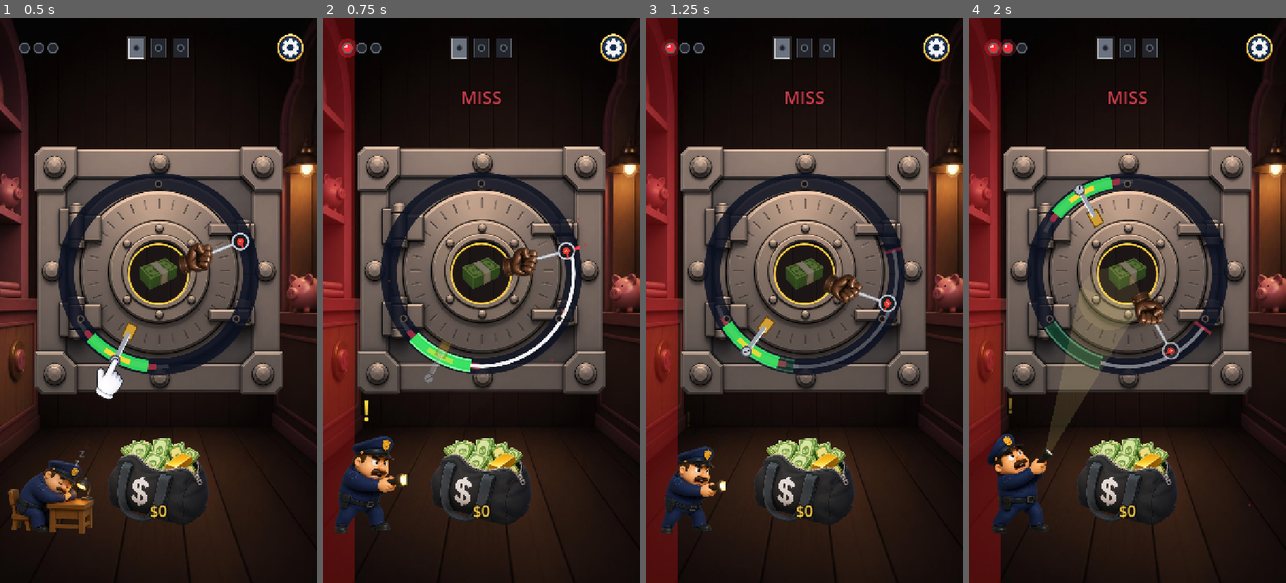
Above: before the commit, frames 1-4 (left to right).
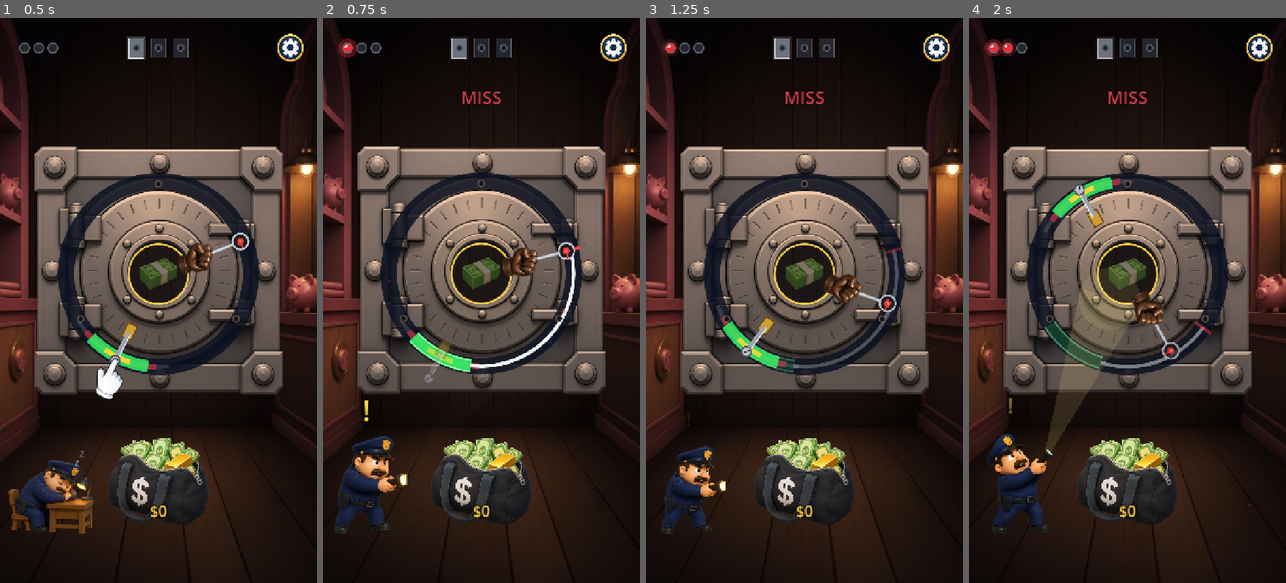
Above: after the commit, the same moments.

Repository: AvareGameStudio/loop-engine
Game: Godot game, scene res://scenes/Main.tscn
Same seed, same stepped clock (60 frames per second), same inputs: the game is played once before the commit and once after it.
Inputs (mouse positions are in pixels of both pictures, inside the frame that each line leads up to):
- Up to frame 1 (0.5 s): no input
- Up to frame 2 (0.75 s): move the mouse to (551, 272) at 0.52 s; press the mouse at (551, 272) at 0.53 s
- Up to frame 3 (1.25 s): no input
- Up to frame 4 (2 s): move the mouse to (1064, 328) at 1.27 s; release the mouse at (1064, 328) at 1.28 s; click (1064, 328) at 1.35 s

Frame 1 is identical in both runs. In frame 2, 9.3% of the frame differs, in the area x 0-10%, y 0-100%; in frame 3, 9.4%; in frame 4, 9.5%.

Commit message:
Show Hot Hands as a goal and a reward; drop the red edge strip
Hot Hands only flashed a word in the grade slot that the next tap
overwrote, so players never knew it existed. A flame row under the grade
word now counts the Perfects toward it (each lights a flame, a strike
breaks the row in red), lighting it drops a full-width HOT HANDS! / x2
CASH banner for 1.4 s, and a breathing flame + x2 badge stays while it
burns. New EventBus.hot_streak(count, needed, broken).

The translucent red strip down the left edge on the first strike was a
guard 'alarm spill' that read as a rendering bug; it is gone. Lamps, the
guard and the red alarm flash still mark the strike.

Co-Authored-By: Claude Opus 5.5 <noreply@anthropic.com>

Diff:
--- a/scenes/UIManager.tscn
+++ b/scenes/UIManager.tscn
@@ -11,6 +11,7 @@
 [ext_resource type="PackedScene" path="res://scenes/HideoutPopup.tscn" id="10_hideout"]
 [ext_resource type="Script" path="res://scripts/ui/DoorPips.gd" id="11_pips"]
 [ext_resource type="Script" path="res://scripts/ui/CityStrip.gd" id="12_city"]
+[ext_resource type="Script" path="res://scripts/ui/HotMeter.gd" id="14_hot"]
 [ext_resource type="Texture2D" path="res://assets/art/gear.png" id="13_gear"]
 
 [node name="UIManager" type="CanvasLayer"]
@@ -83,6 +84,16 @@
 horizontal_alignment = 1
 vertical_alignment = 1
 pivot_offset = Vector2(160, 18)
+
+[node name="Hot" type="Control" parent="HUD"]
+layout_mode = 1
+anchors_preset = 10
+anchor_right = 1.0
+offset_top = 196.0
+offset_bottom = 316.0
+grow_horizontal = 2
+mouse_filter = 2
+script = ExtResource("14_hot")
 
 [node name="Bag" type="Control" parent="HUD"]
 layout_mode = 1
--- a/scripts/autoload/EventBus.gd
+++ b/scripts/autoload/EventBus.gd
@@ -47,6 +47,8 @@
 signal loot_unlocked(loot_id: String)
 ## Hot Hands: five Perfects in a row light the dial; pins pay double until a strike or the heist ends.
 signal hot_hands(on: bool)
+## Perfects banked toward Hot Hands (0 after a strike), and how many light it.
+signal hot_streak(count: int, needed: int, broken: bool)
 ## 0..1 tease for the next variable-ratio drop.
 signal vr_tension(value: float)
 
--- /dev/null
+++ b/scripts/ui/HotMeter.gd
@@ -0,0 +1,142 @@
+class_name HotMeter
+extends Control
+## Makes Hot Hands visible as a goal and as a reward.
+## Under the grade word: one flame per Perfect needed. Each Perfect lights the next flame
+## (pop 1.0 -> 1.35 -> 1.0); a strike breaks the row (red flash, flames drop). Hidden at 0.
+## Lighting it: a full-width banner "HOT HANDS! / x2 CASH" scales in (0 -> 1.15 -> 1.0),
+## holds 1.4 s, then shrinks into a pulsing "🔥 x2" badge that stays while it burns.
+
+const FLAME := Color(1.0, 0.5, 0.12, 1.0)
+const FLAME_CORE := Color(1.0, 0.85, 0.35, 1.0)
+const FLAME_OFF := Color(0.3, 0.32, 0.42, 0.75)
+const BROKEN := Color(1.0, 0.25, 0.3, 1.0)
+const FLAME_W: float = 26.0
+const GAP: float = 12.0
+const BANNER_HOLD: float = 1.4
+
+var _count: int = 0
+var _needed: int = 4
+var _active: bool = false
+var _pop: PackedFloat32Array = []
+var _break: float = 0.0
+var _banner: float = 0.0
+var _t: float = 0.0
+
+
+func _ready() -> void:
+	mouse_filter = Control.MOUSE_FILTER_IGNORE
+	EventBus.hot_streak.connect(_on_streak)
+	EventBus.hot_hands.connect(_on_hot)
+	EventBus.run_started.connect(func() -> void:
+		_count = 0
+		_active = false
+		_banner = 0.0
+		queue_redraw()
+	)
+
+
+func _process(delta: float) -> void:
+	_t += delta / maxf(Engine.time_scale, 0.001)
+	if _active or _count > 0 or _break > 0.0 or _banner > 0.0:
+		queue_redraw()
+
+
+func _on_streak(count: int, needed: int, broken: bool) -> void:
+	_needed = maxi(needed, 1)
+	_pop.resize(_needed)
+	if broken and _count >= 1:
+		_break = 1.0
+		var tw := create_tween()
+		tw.set_ignore_time_scale(true)
+		tw.tween_property(self, "_break", 0.0, 0.45)
+	elif count > _count and count <= _needed:
+		var i: int = count - 1
+		var tw := create_tween()
+		tw.set_ignore_time_scale(true)
+		tw.tween_method(func(v: float) -> void: _pop[i] = v, 1.35, 1.0, 0.22).set_trans(Tween.TRANS_BACK).set_ease(Tween.EASE_OUT)
+	_count = count
+	queue_redraw()
+
+
+func _on_hot(on: bool) -> void:
+	_active = on
+	_count = 0
+	if not on:
+		_banner = 0.0
+		queue_redraw()
+		return
+	var tw := create_tween()
+	tw.set_ignore_time_scale(true)
+	tw.tween_property(self, "_banner", 1.15, 0.16).set_trans(Tween.TRANS_BACK).set_ease(Tween.EASE_OUT)
+	tw.tween_property(self, "_banner", 1.0, 0.1)
+	tw.tween_interval(BANNER_HOLD)
+	tw.tween_property(self, "_banner", 0.0, 0.25).set_trans(Tween.TRANS_QUAD).set_ease(Tween.EASE_IN)
+
+
+func _draw() -> void:
+	var font: Font = get_theme_default_font()
+	var cx: float = size.x * 0.5
+	if _banner > 0.01:
+		_draw_banner(font, cx)
+	elif _active:
+		# Badge while it burns: flame + "x2" breathing 6%.
+		var s: float = 1.0 + 0.06 * sin(_t * 7.0)
+		_flame(Vector2(cx - 30.0, 34.0), 30.0 * s, 1.0)
+		_text(font, Vector2(cx + 14.0, 46.0), "x2", int(34 * s), FLAME_CORE, false)
+		return
+	if _count <= 0 and _break <= 0.0:
+		return
+	var total: float = FLAME_W * _needed + GAP * (_needed - 1)
+	var x: float = cx - total * 0.5 + FLAME_W * 0.5
+	for i in _needed:
+		var lit: bool = i < _count
+		var p: float = _pop[i] if i < _pop.size() and _pop[i] > 0.0 else 1.0
+		if _break > 0.0:
+			_flame(Vector2(x, 30.0 + 18.0 * (1.0 - _break)), FLAME_W * 0.9, _break, BROKEN)
+		else:
+			_flame(Vector2(x, 30.0), FLAME_W * p, 1.0 if lit else 0.0)
+		x += FLAME_W + GAP
+
+
+func _draw_banner(font: Font, cx: float) -> void:
+	var s: float = _banner
+	var a: float = clampf(_banner * 1.5, 0.0, 1.0)
+	var h: float = 118.0 * s
+	var rect := Rect2(Vector2(0.0, 52.0 - h * 0.5), Vector2(size.x, h))
+	draw_rect(rect, Color(0.08, 0.03, 0.02, 0.82 * a))
+	draw_rect(Rect2(rect.position, Vector2(size.x, 4.0)), Color(FLAME, a))
+	draw_rect(Rect2(Vector2(0.0, rect.end.y - 4.0), Vector2(size.x, 4.0)), Color(FLAME, a))
+	_flame(Vector2(cx - 230.0 * s, 46.0), 46.0 * s, a)
+	_flame(Vector2(cx + 230.0 * s, 46.0), 46.0 * s, a)
+	_text(font, Vector2(cx, 50.0), tr("HUD_HOT_HANDS"), int(52 * s), Color(FLAME_CORE, a), true)
+	_text(font, Vector2(cx, 92.0), tr("HUD_HOT_X2"), int(30 * s), Color(1, 1, 1, a), true)
+
+
+func _text(font: Font, at: Vector2, text: String, fs: int, color: Color, center: bool) -> void:
+	fs = maxi(fs, 1)
+	var w: float = font.get_string_size(text, HORIZONTAL_ALIGNMENT_LEFT, -1, fs).x
+	var pos := Vector2(at.x - (w * 0.5 if center else 0.0), at.y)
+	draw_string_outline(font, pos, text, HORIZONTAL_ALIGNMENT_LEFT, -1, fs, 8, Color(0.05, 0.02, 0.0, color.a))
+	draw_string(font, pos, text, HORIZONTAL_ALIGNMENT_LEFT, -1, fs, color)
+
+
+## Teardrop flame; `lit` 0 = grey outline slot, 1 = burning (flickers).
+func _flame(c: Vector2, w: float, lit: float, tint: Color = FLAME) -> void:
+	var h: float = w * 1.35
+	var flick: float = 1.0 + 0.08 * sin(_t * 18.0 + c.x) * lit
+	var pts := PackedVector2Array()
+	for k in 16:
+		var a: float = TAU * float(k) / 16.0
+		var v := Vector2(sin(a) * w * 0.5, -cos(a) * h * 0.5)
+		if v.y < 0.0:
+			v.x *= 1.0 + v.y / (h * 0.5) * 0.75
+			v.y *= flick
+		pts.append(c + v)
+	if lit <= 0.0:
+		draw_polyline(pts + PackedVector2Array([pts[0]]), FLAME_OFF, 2.0, true)
+		return
+	draw_colored_polygon(pts, Color(tint, tint.a * lit))
+	var inner := PackedVector2Array()
+	for v in pts:
+		inner.append(c + (v - c) * 0.55 + Vector2(0, h * 0.12))
+	draw_colored_polygon(inner, Color(FLAME_CORE, lit))
--- a/scripts/ui/UIManager.gd
+++ b/scripts/ui/UIManager.gd
@@ -82,10 +82,6 @@
 	EventBus.countdown.connect(_on_countdown)
 	EventBus.stash_ready.connect(_on_stash_ready)
 	EventBus.glove_granted.connect(_on_glove_granted)
-	EventBus.hot_hands.connect(func(on: bool) -> void:
-		if on:
-			_show_grade(tr("HUD_HOT_HANDS"), Color(1.0, 0.55, 0.15))
-	)
 	bag.set_cash(GameState.cash, true)
 	_refresh_market()
 	_refresh_session()
--- a/scripts/world/GameWorld.gd
+++ b/scripts/world/GameWorld.gd
@@ -221,7 +221,9 @@
 	GameState.session_score += cash
 	_bank_cash(cash)
 	# Lights after paying: the pins that follow pay double, not the one that lit it.
-	var streak_needed: int = GameState.GLOVE_HOT_STREAK if GameState.glove_perk() == "neon" else HOT_HANDS_STREAK
+	var streak_needed: int = _hot_needed()
+	if not _hot_hands:
+		EventBus.hot_streak.emit(mini(_perfect_streak, streak_needed), streak_needed, false)
 	if not _hot_hands and _perfect_streak >= streak_needed:
 		_set_hot_hands(true)
 	if bool(drop.get("triggered", false)):
@@ -449,10 +451,16 @@
 	GameState.add_cash(amount)
 
 
+func _hot_needed() -> int:
+	return GameState.GLOVE_HOT_STREAK if GameState.glove_perk() == "neon" else HOT_HANDS_STREAK
+
+
 ## Any strike, the heist end or a new run puts the fire out and restarts the Perfect count.
 ## `shatter` false ends it quietly (card / new run), true plays the break.
 func _set_hot_hands(on: bool, shatter: bool = true) -> void:
 	if not on:
+		if _perfect_streak > 0 and not _hot_hands:
+			EventBus.hot_streak.emit(0, _hot_needed(), shatter)
 		_perfect_streak = 0
 	if on == _hot_hands:
 		return
--- a/scripts/world/Guard.gd
+++ b/scripts/world/Guard.gd
@@ -6,7 +6,6 @@
 ## 3 stepped out from the desk, beam locked on the dial (Juice runs the strobe).
 ## Heist 1 never catches: on the third strike he looks up, then dozes off again.
 
-const SPILL := Color(0.95, 0.08, 0.1, 0.28)
 const BEAM := Color(1.0, 0.92, 0.55, 0.14)
 const BEAM_HARD := Color(1.0, 0.92, 0.55, 0.32)
 const BODY := Color(0.03, 0.04, 0.08, 1.0)
@@ -173,7 +172,6 @@
 	var standing: float = clampf(_pose - 1.0, 0.0, 1.0)
 	var out_front: bool = _pose >= 2.5
 
-	_draw_spill(clampf(_pose, 0.0, 1.0))
 	_draw_backlight(pos, rot, s)
 	if out_front:
 		_draw_desk()
@@ -200,7 +198,6 @@
 	# Wake-up cross-fade sits between pose 0.3 and 0.7.
 	var awake: float = clampf((_pose - 0.3) / 0.4, 0.0, 1.0)
 	var standing: float = clampf(_pose - 1.0, 0.0, 1.0)
-	_draw_spill(clampf(_pose, 0.0, 1.0))
 	# Alert (looking ahead) hands over to the aiming pose between pose 1.3 and 1.7.
 	var aim: float = clampf((_pose - 1.3) / 0.4, 0.0, 1.0) if _aim_tex else 0.0
 	var sleep_rect := _feet_rect(_sleep_tex, feet, ART_HEIGHT[0] * punch)
@@ -252,15 +249,6 @@
 	draw_circle(aim, half, Color(beam, beam.a * 0.8))
 
 
-## Left-edge red spill: the first sign that something is wrong.
-func _draw_spill(amount: float) -> void:
-	if amount <= 0.01:
-		return
-	var spill := SPILL
-	spill.a *= amount
-	draw_rect(Rect2(0.0, -120.0, 72.0, 1500.0), spill)
-
-
 ## Cold halo behind the silhouette so the dark body reads on every wall colour.
 func _draw_backlight(pos: Vector2, rot: float, s: float) -> void:
 	var chest: Vector2 = pos + Vector2(0, -60).rotated(rot) * s
--- a/translations/strings.csv
+++ b/translations/strings.csv
@@ -20,6 +20,7 @@
 VR_X8,x8,x8
 COUNTDOWN_GO,GO,BAŞLA
 HUD_HOT_HANDS,HOT HANDS!,SICAK ELLER!
+HUD_HOT_X2,x2 CASH,x2 PARA
 CARD_CRACKED,HEIST %d CRACKED,SOYGUN %d BİTTİ
 CARD_CAUGHT,BUSTED,YAKALANDIN
 CARD_RETRY_SUB,Heist %d  ·  the loot is still inside,Soygun %d  ·  ganimet hâlâ içeride
Not shown: 1 places in scenes/UIManager.tscn that only renumber resources
Not shown, added: scripts/ui/HotMeter.gd.uid
Not shown, changed: README.md
